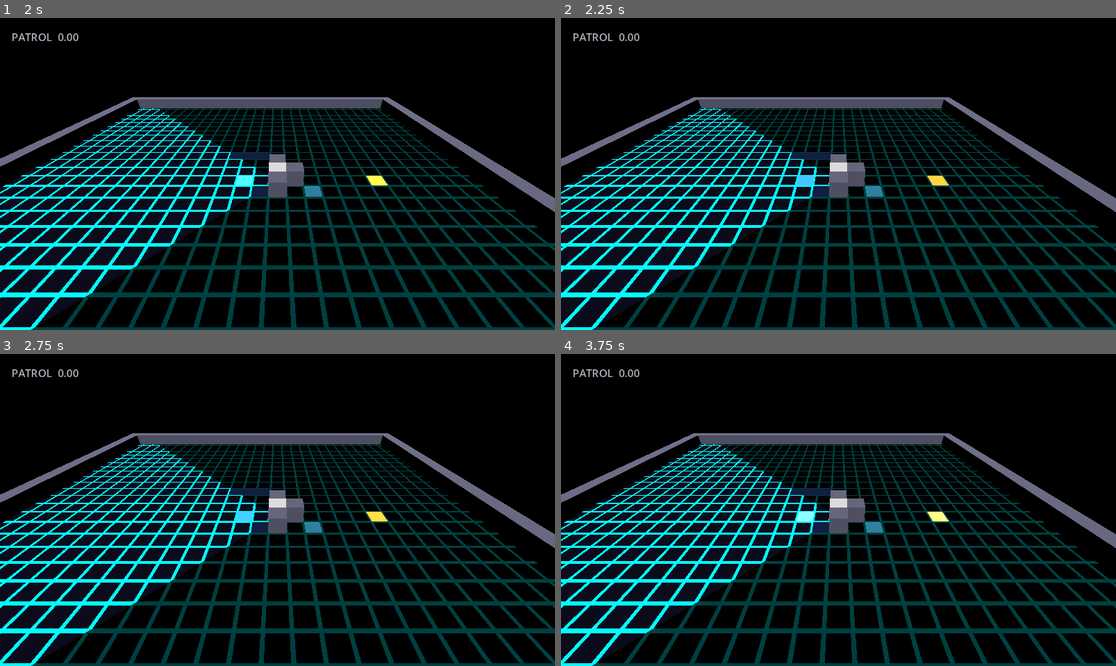
Above: before the commit, frames 1-4 (two rows, left to right).
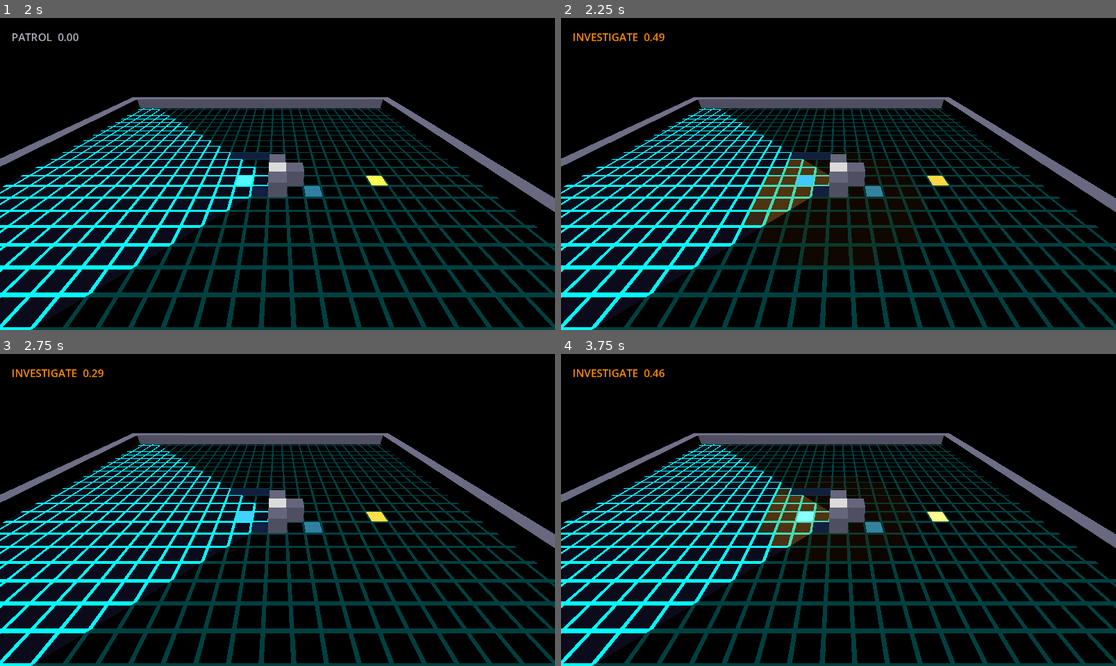
Above: after the commit, the same moments.

Repository: StevenLong/cube
Game: Godot game, scene res://main_menu.tscn
The game is run twice, just before and just after one commit, with the same random seed, the same clock (stepped at 60 frames per second) and the same inputs.
Inputs:
- Up to frame 1 (2 s): click "Sandbox" at 0.5 s; tap Enter at 1.25 s; hold Right (move_right) from 1.28 s (still down); hold Space (dodge) from 1.28 s (still down)
- Up to frame 2 (2.25 s): release Right (move_right) at 2.03 s; release Space (dodge) at 2.03 s; hold Down (move_back) from 2.03 s (still down); tap V (blend) at 2.1 s
- Up to frame 3 (2.75 s): keep holding Down (move_back); tap Space (dodge) at 2.3 s
- Up to frame 4 (3.75 s): tap Enter at 2.75 s; release Down (move_back) at 2.78 s; hold Right (move_right) 2.78-3.53 s; hold Space (dodge) 2.78-3.53 s; tap F (camera_tilt_down) at 2.85 s; hold Up (move_forward) from 3.53 s (still down); tap R (camera_tilt_up) at 3.6 s

Frame 1 is identical in both runs. In frame 2, 2.0% of the frame differs, in the area x 2-49%, y 4-67%; in frame 3, 0.3%; in frame 4, 1.6%.

Commit message:
Wall-knock distraction and corner-catch fix
- Wall-knock: a deliberate directional tap into an adjacent wall (move blocked,
  no tumble) emits a loud noise at the wall cell via _emit_knock. Reuses the
  wave/noise_emitted plumbing and a low-pitched step sound; scales with cube
  size. Just-pressed edge plus a cooldown keep holding into a wall from spamming.
  Enemies now investigate it (noise -> INVESTIGATE), so it works as a lure.
- Corner-catch fix: _follow_path closed its final gap with a collision-free
  _move_toward(final_target). A knock targets a wall cell, so the sphere drove
  into the wall and caught the player through the shared edge/corner. It now only
  closes that gap when the target cell is open, and otherwise stops at the path
  end (an open neighbour) and searches there.

Updated HANDOFF.md for the session.

Diff:
--- a/enemy_sphere.gd
+++ b/enemy_sphere.gd
@@ -610,8 +610,13 @@
 			continue
 		_move_toward(cell_world, delta, speed_mult)
 		return
-	# Path exhausted (or empty) — close the last sub-cell to the actual target.
-	_move_toward(final_target, delta, speed_mult)
+	# Path exhausted (or empty) — close the last sub-cell to the actual target, but
+	# only if that target cell is open. A knock is sourced from a wall cell, so
+	# without this the sphere would slide straight into the wall and reach the
+	# player through the shared edge/corner. Stop at the path end (an open
+	# neighbour) and search from there instead.
+	if not _cell_blocked(_world_to_cell(final_target)):
+		_move_toward(final_target, delta, speed_mult)
 
 
 func _find_path(start: Vector2i, goal: Vector2i) -> Array[Vector2i]:
--- a/player.gd
+++ b/player.gd
@@ -11,6 +11,8 @@
 const DODGE_DURATION := 0.4
 const DODGE_COOLDOWN := 1.5
 const WAVE_DURATION := 0.4
+const KNOCK_RADIUS := 10.0  # base wall-knock noise radius (cube size adds to it)
+const KNOCK_COOLDOWN := 0.4  # min seconds between wall knocks
 const MAX_WAVES := 8
 const MAX_FOOTPRINTS := 64
 const FOOTPRINT_FADE_TIME := 12.0  # seconds for a deposited print to fade out and clear
@@ -52,6 +54,7 @@
 var _dodge_start_pos := Vector3.ZERO
 var _dodge_end_pos := Vector3.ZERO
 var _dodge_cooldown_t := 0.0
+var _knock_cooldown_t := 0.0
 var _dodge_duration := DODGE_DURATION
 var _slide_dir: Vector2i = Vector2i.ZERO
 var _slide_last_cell: Vector2i = Vector2i.ZERO
@@ -370,6 +373,27 @@
 	noise_emitted.emit(origin, max_radius, WAVE_DURATION)
 
 
+func _emit_knock(dir: Vector2i) -> void:
+	# Loud noise sourced at the wall cell the player rapped on. Reuses the step
+	# audio at a lower pitch and the same wave/noise plumbing the enemy hears.
+	var ext_sum: int = _ext[EXT_LEFT] + _ext[EXT_RIGHT] + _ext[EXT_UP] + _ext[EXT_FWD] + _ext[EXT_BACK]
+	var size_factor := 1.0 + ext_sum * 0.15
+	_step_player.volume_db = linear_to_db(size_factor)
+	_step_player.pitch_scale = 0.65
+	_step_player.play()
+	var origin := Vector2(grid_pos.x + dir.x, grid_pos.y + dir.y)
+	var max_radius := KNOCK_RADIUS + ext_sum
+	if _waves.size() >= MAX_WAVES:
+		_waves.pop_front()
+	_waves.append({
+		"origin": origin,
+		"half_extent": Vector2.ZERO,
+		"t": 0.0,
+		"max_radius": max_radius
+	})
+	noise_emitted.emit(origin, max_radius, WAVE_DURATION)
+
+
 func _instant_focus() -> Vector3:
 		# The "ideal" focus this frame, before smoothing. Y is pinned at the base
 	# cell height so the camera doesn't bob when cuboid height changes.
@@ -410,6 +434,13 @@
 	return Vector2i(0, 1 if move.y > 0.0 else -1)
 
 
+func _move_just_pressed() -> bool:
+	return (Input.is_action_just_pressed("move_left")
+		or Input.is_action_just_pressed("move_right")
+		or Input.is_action_just_pressed("move_forward")
+		or Input.is_action_just_pressed("move_back"))
+
+
 func _process(delta: float) -> void:
 	_decay_footprints(delta)
 	for i in range(_waves.size() - 1, -1, -1):
@@ -438,6 +469,8 @@
 
 	if _dodge_cooldown_t > 0.0:
 		_dodge_cooldown_t = maxf(_dodge_cooldown_t - delta, 0.0)
+	if _knock_cooldown_t > 0.0:
+		_knock_cooldown_t = maxf(_knock_cooldown_t - delta, 0.0)
 
 	if _dodging:
 		_dodge_t = minf(_dodge_t + delta / _dodge_duration, 1.0)
@@ -514,6 +547,14 @@
 		_begin_dodge(_pick_dir(move))
 	elif not dodge_primed and move.length() > 0.5:
 		_begin_tumble(_pick_dir(move))
+
+	# Wall-knock: a deliberate directional tap that hits a wall (no tumble started)
+	# emits a loud noise enemies investigate. The just-pressed edge means holding a
+	# direction into a wall can't spam it; you re-press to knock.
+	if (not _tumbling and not _dodging and not dodge_primed
+			and _knock_cooldown_t <= 0.0 and move.length() > 0.5 and _move_just_pressed()):
+		_emit_knock(_pick_dir(move))
+		_knock_cooldown_t = KNOCK_COOLDOWN
 
 	_update_mesh()
 
Not shown, changed: HANDOFF.md
